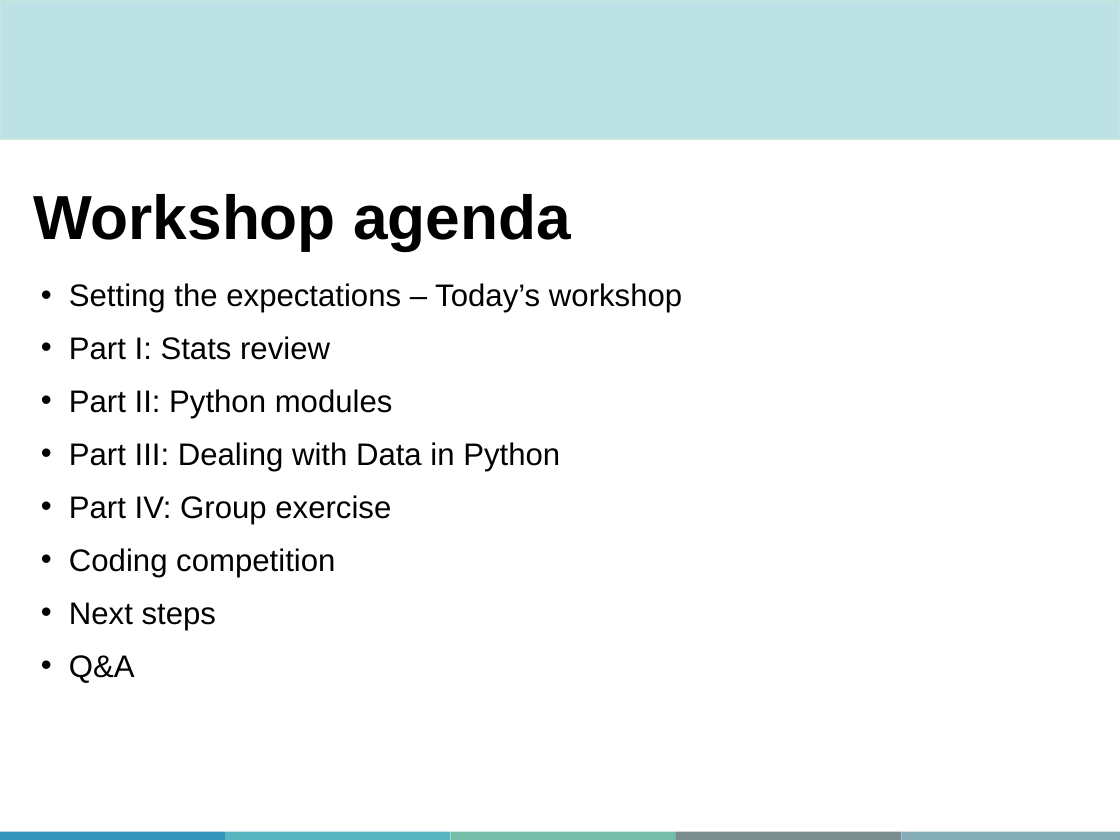
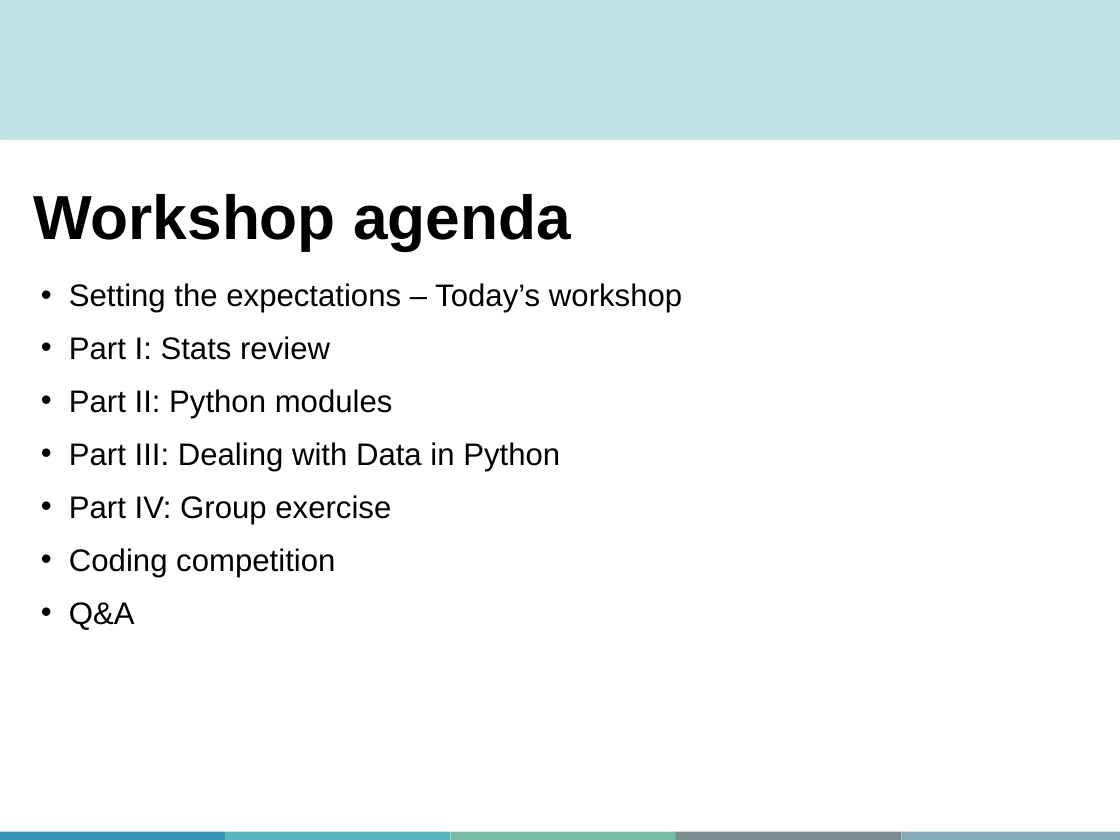
Before and after one commit to abdelrahman-ayad/MiCM-StatsPython-F21, a slide deck: slide 4 of MiCM_StatsPythonF21_AAyad.pptx. Drawn at 1120x840 pixels with LibreOffice and Linux fonts; fonts in the diff are those of the drawing; background and template pictures are left out. Boxes give left, top, right and bottom in pixels: in the first picture for what was removed or moved away, otherwise in the second. Text is boxed around its words. In the diff, an @@ line names an element or a change of style, - is before the commit and + after.

```diff
--- a/MiCM_StatsPythonF21_AAyad.pptx
+++ b/MiCM_StatsPythonF21_AAyad.pptx
@@ text at [69,602,216,630]: paragraph removed @@
-• Next steps
```
Also in this commit, not shown: 3 other slides changed, 1 slide added, 7 slides removed, 1 other file.
